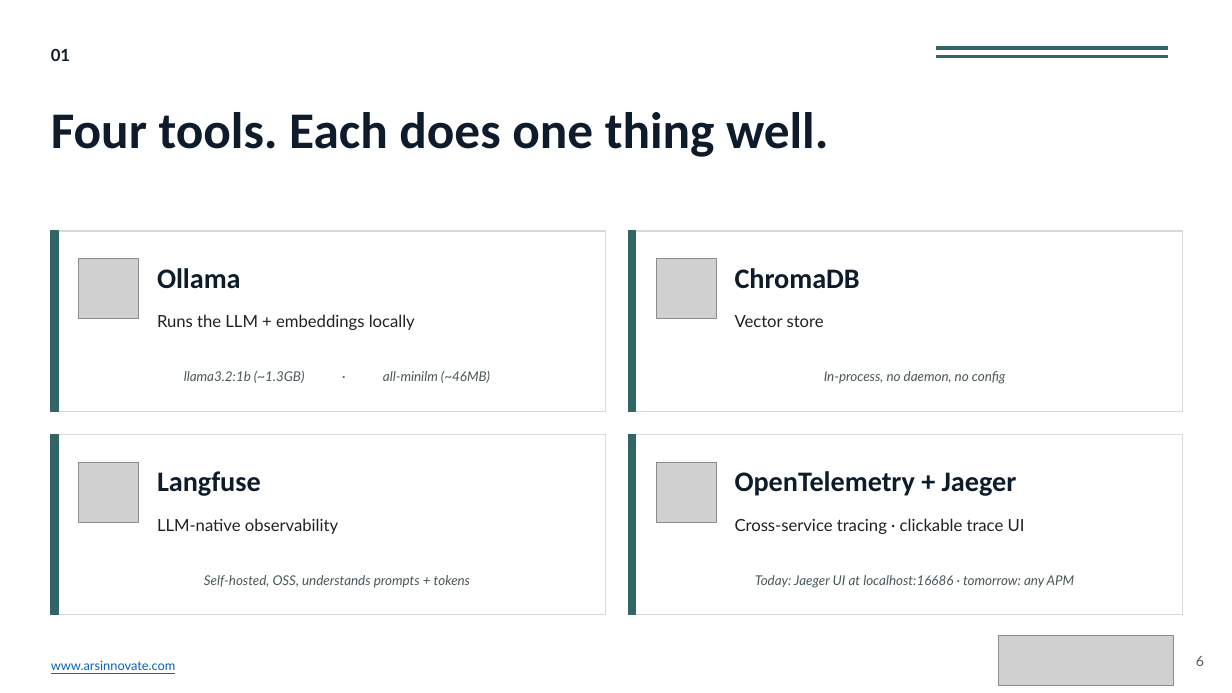
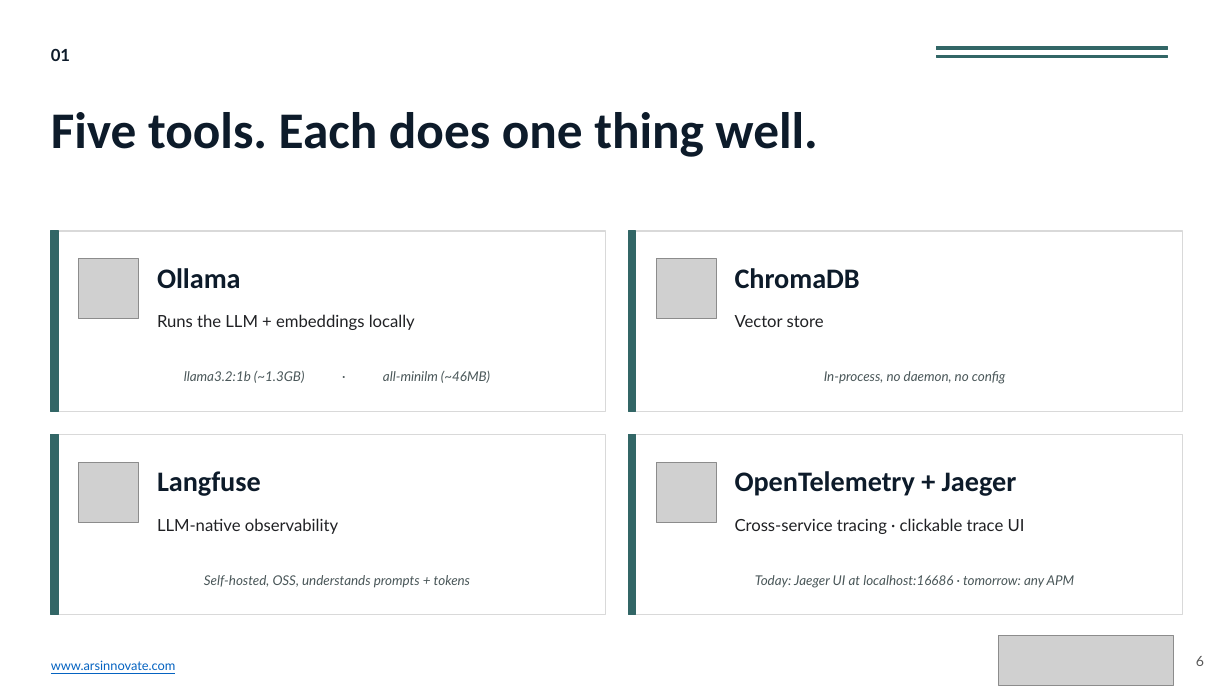
Before and after one commit to gigimcc4/DevOpsDays_llmops, a slide deck: slide 7 of Hands-On-ish_LLMOps.pptx. Drawn at 1232x693 pixels with LibreOffice and Linux fonts; fonts in the diff are those of the drawing; grey boxes stand for pictures. Boxes give left, top, right and bottom in pixels: in the first picture for what was removed or moved away, otherwise in the second. Text is boxed around its words. In the diff, an @@ line names an element or a change of style, - is before the commit and + after.

```diff
--- a/Hands-On-ish_LLMOps.pptx
+++ b/Hands-On-ish_LLMOps.pptx
@@ text at box(51, 112, 817, 157): text changed @@
-Four tools. Each does one thing well.
+Five tools. Each does one thing well.
```
Also in this commit, not shown: 4 other slides changed, 4 slides removed, 1 other file.
